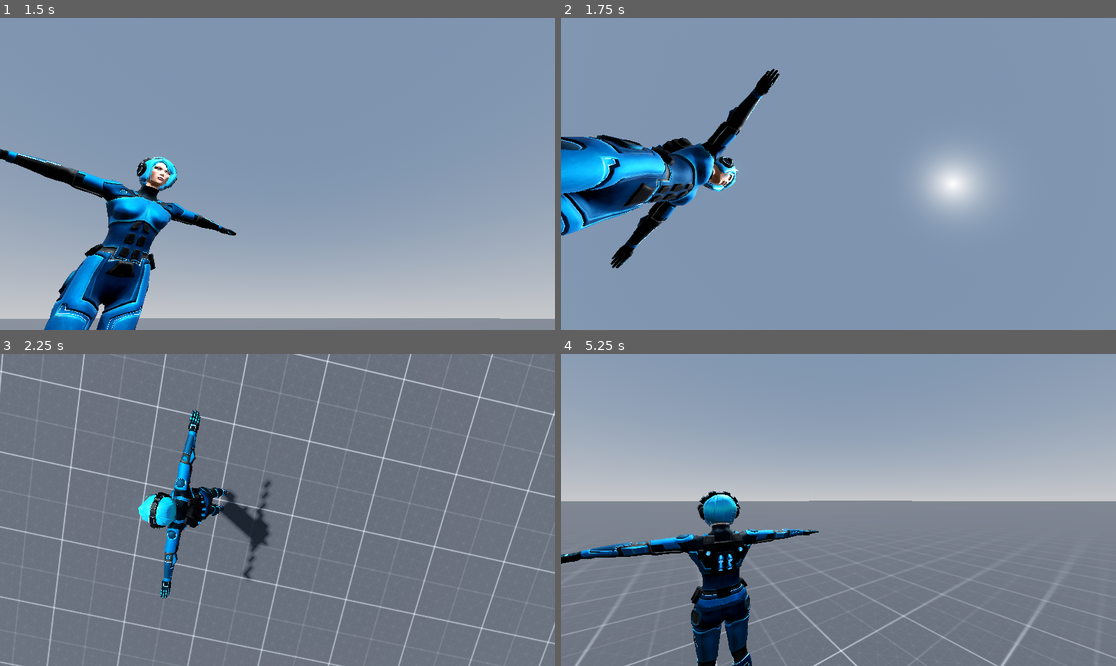
Above: before the commit, frames 1-4 (two rows, left to right).
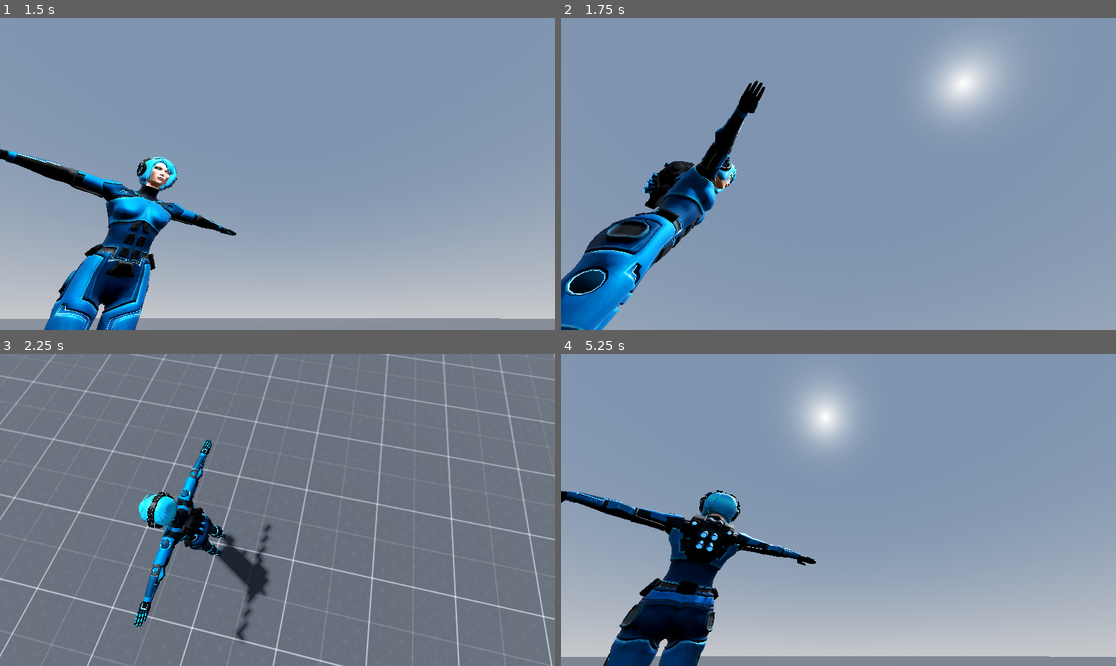
Above: after the commit, the same moments.

Repository: LightningFrisk/GunWitch
Game: Godot game, scene res://scenes/levels/levelBase.tscn
Two runs of this game, one before a commit and one after it. Both use one fixed random seed, a clock stepped at 60 frames per second and the inputs below.
Inputs (mouse positions are in pixels of both pictures, inside the frame that each line leads up to):
- Up to frame 1 (1.5 s): tap Enter at 0.5 s; move the mouse to (399, 158) at 0.52 s; hold D (right) 0.53-1.25 s; tap F (kick) at 0.6 s; click (399, 158) at 0.67 s; tap Space (jump) at 0.77 s; drag from (166, 189) to (249, 236) at 1.27 s
- Up to frame 2 (1.75 s): no input
- Up to frame 3 (2.25 s): move the mouse to (333, 441) at 2.02 s; hold D (right) from 2.03 s (still down); tap Delete at 2.1 s; click (333, 441) at 2.17 s
- Up to frame 4 (5.25 s): release D (right) at 2.75 s; drag from (810, 572) to (672, 463) at 2.77 s; move the mouse to (1005, 556) at 3.52 s; hold A (left) 3.53-4.25 s; hold Shift (run) 3.53-4.25 s; click (1005, 556) at 3.67 s; tap Space (jump) at 3.77 s; drag from (672, 463) to (755, 432) at 4.27 s; move the mouse to (866, 510) at 5.02 s; hold S (backward) from 5.03 s (still down); tap F (kick) at 5.1 s; click (866, 510) at 5.17 s

Frame 1 is identical in both runs. In frame 2, 18% of the frame differs, in the area x 0-81%, y 7-100%; in frame 3, 13%; in frame 4, 71%, in the area x 0-100%, y 9-100%.

Commit message:
removed some assets to fix errors
more work on controller v2

Diff:
--- a/scripts/camera_controller.gd
+++ b/scripts/camera_controller.gd
@@ -13,11 +13,19 @@
 var yaw_accelleration : float = 15
 var pitch_accelleration : float = 15
 
+var pitch_max = 60
+var pitch_min = -75
+
+func _ready():
+	Input.set_mouse_mode(Input.MOUSE_MODE_CAPTURED)
+
 func _input(event):
 	if event is InputEventMouseMotion:
 		yaw += -event.relative.x * yaw_sensitivity
 		pitch += event.relative.y * pitch_sensitivity
 
 func _physics_process(delta: float) -> void:
+	pitch = clamp(pitch, pitch_min, pitch_max)
+
 	yaw_node.rotation_degrees.y = lerp(yaw_node.rotation_degrees.y, yaw, yaw_accelleration * delta)
 	pitch_node.rotation_degrees.x = lerp(pitch_node.rotation_degrees.x, pitch, pitch_accelleration * delta)
Not shown, removed: resources/models/characters/Mouse27.fbx.import
Binary file removed: resources/models/weapons/hi power.fbx
Not shown, removed: resources/models/weapons/hi power.fbx.import
Binary file removed: resources/models/weapons/lppsh.fbx
Not shown, removed: resources/models/weapons/lppsh.fbx.import
Binary file removed: resources/models/weapons/m1carbine.fbx
Not shown, removed: resources/models/weapons/m1carbine.fbx.import
Not shown, removed: resources/models/characters/Mouse27.fbx
